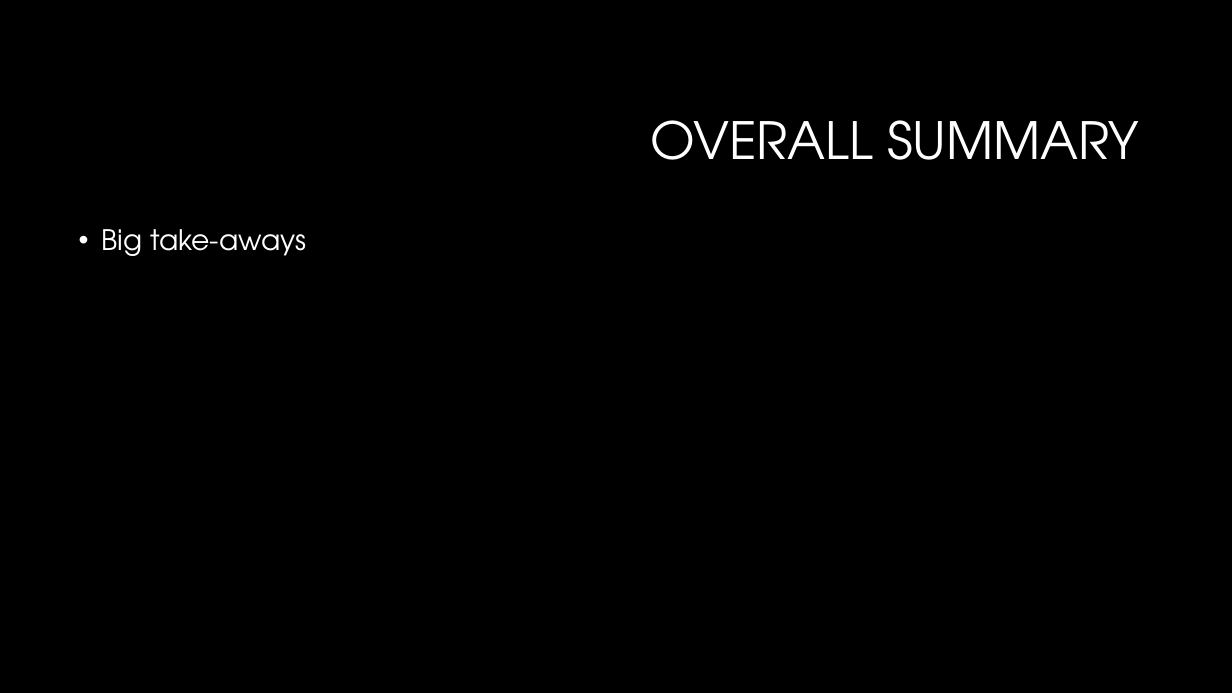
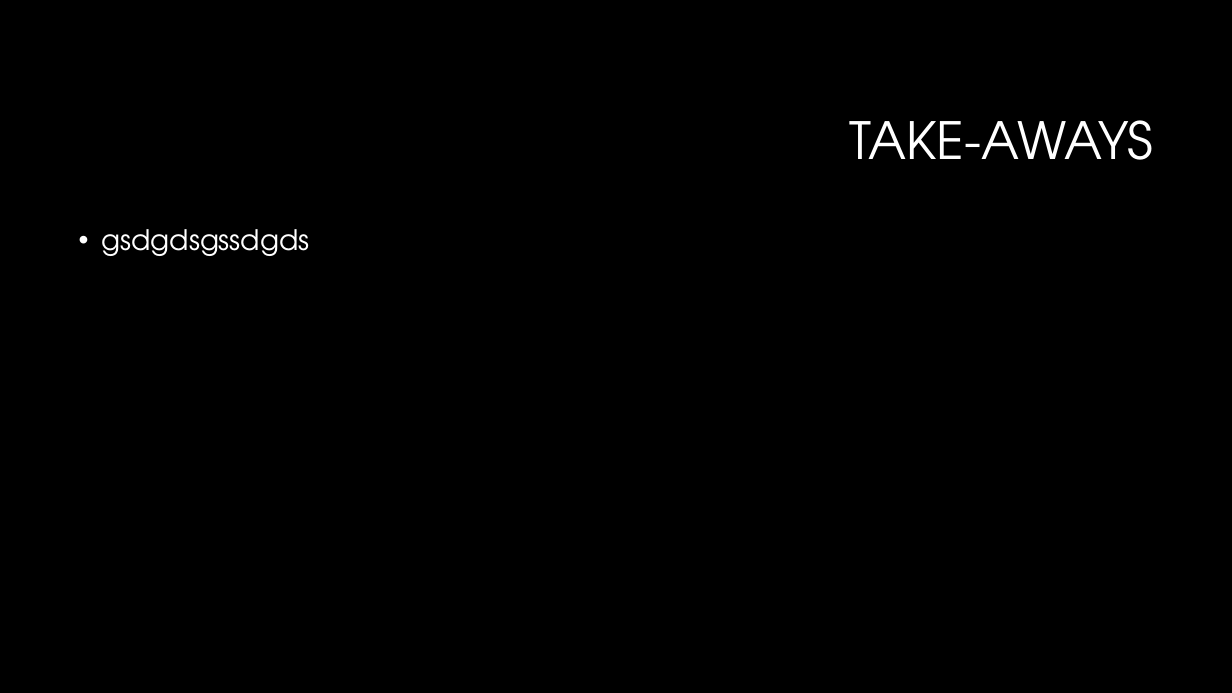
Before and after one commit to WCW789/Project1, a slide deck: slide 13 of Group_5_Presentation.pptx (slide 12 before the commit). Drawn at 1232x693 pixels with LibreOffice and Linux fonts; fonts in the diff are those of the drawing; background and template pictures are left out. Boxes give left, top, right and bottom in pixels: in the first picture for what was removed or moved away, otherwise in the second. Text is boxed around its words. In the diff, an @@ line names an element or a change of style, - is before the commit and + after.

```diff
--- a/Group_5_Presentation.pptx
+++ b/Group_5_Presentation.pptx
@@ title at <box>849,120,1153,160</box>: text changed @@
-OVERALL SUMMARY
+TAKE-AWAYS
@@ text at <box>102,229,310,256</box>: text changed @@
-• Big take-aways
+• gsdgdsgssdgds
```
Also in this commit, not shown: 9 other slides changed, 1 slide added, 1 other file.
